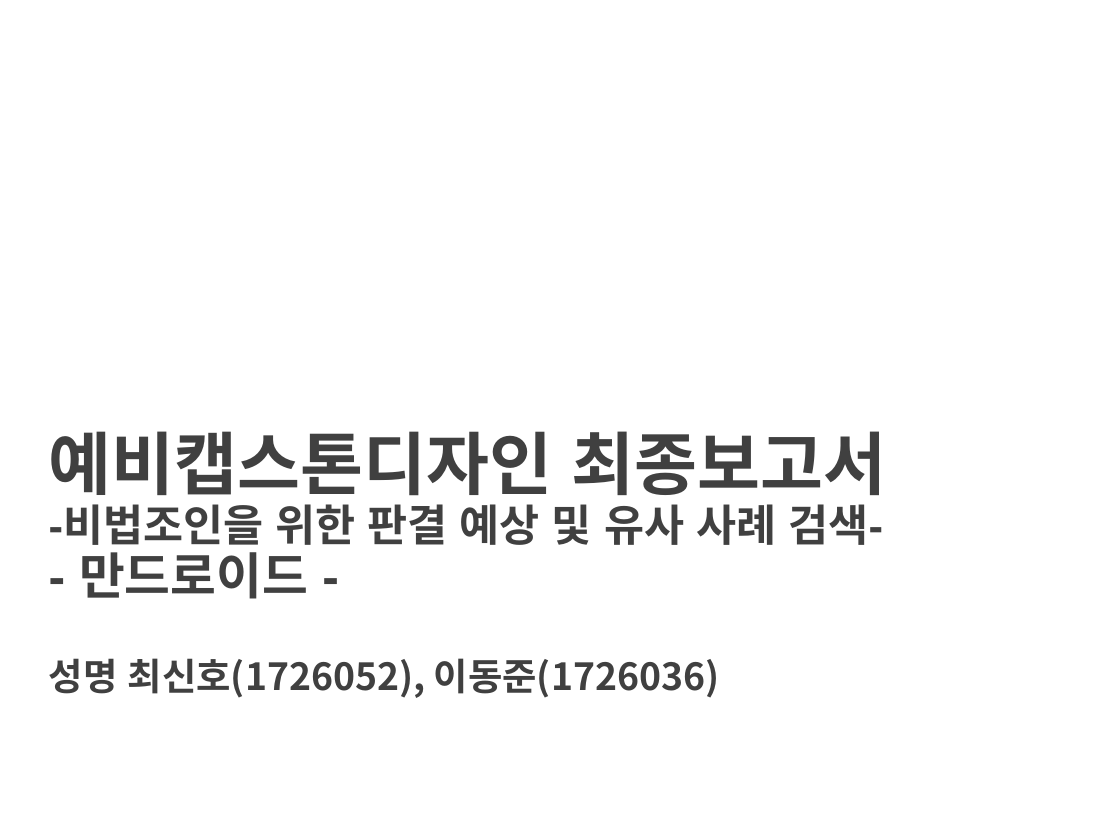
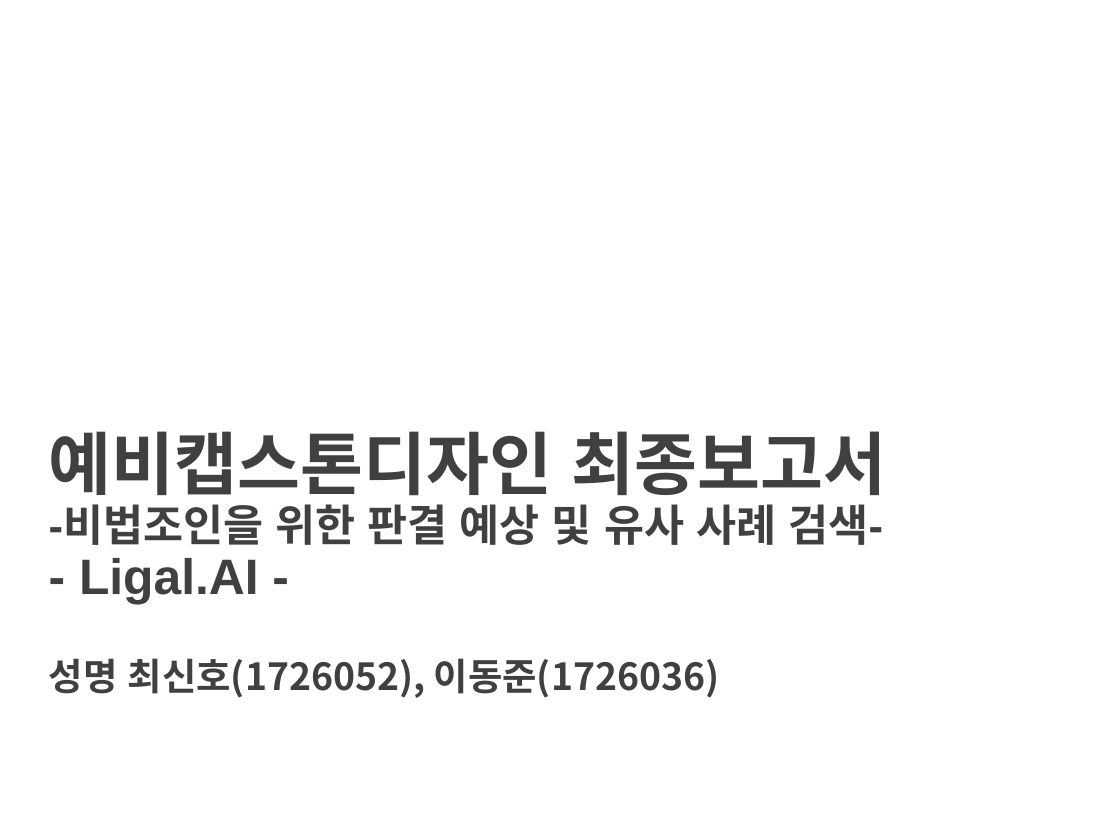
Before and after one commit to choisinho/capstone1, a slide deck: slide 1 of 2022-2-PreCapstoneDesign-최종보고서.pptx. Drawn at 1120x840 pixels with LibreOffice and Linux fonts; fonts in the diff are those of the drawing; background and template pictures are left out. Boxes give left, top, right and bottom in pixels: in the first picture for what was removed or moved away, otherwise in the second. Text is boxed around its words. In the diff, an @@ line names an element or a change of style, - is before the commit and + after.

```diff
--- a/2022-2-PreCapstoneDesign-최종보고서.pptx
+++ b/2022-2-PreCapstoneDesign-최종보고서.pptx
@@ title at <box>49,431,887,604</box>: text changed @@
-예비캡스톤디자인 최종보고서
--비법조인을 위한 판결 예상 및 유사 사례 검색-
-- 만드로이드 -
+예비캡스톤디자인 최종보고서
+-비법조인을 위한 판결 예상 및 유사 사례 검색-
+- Ligal.AI -
```
Also in this commit, not shown: 2 other slides changed, 1 slide added.
